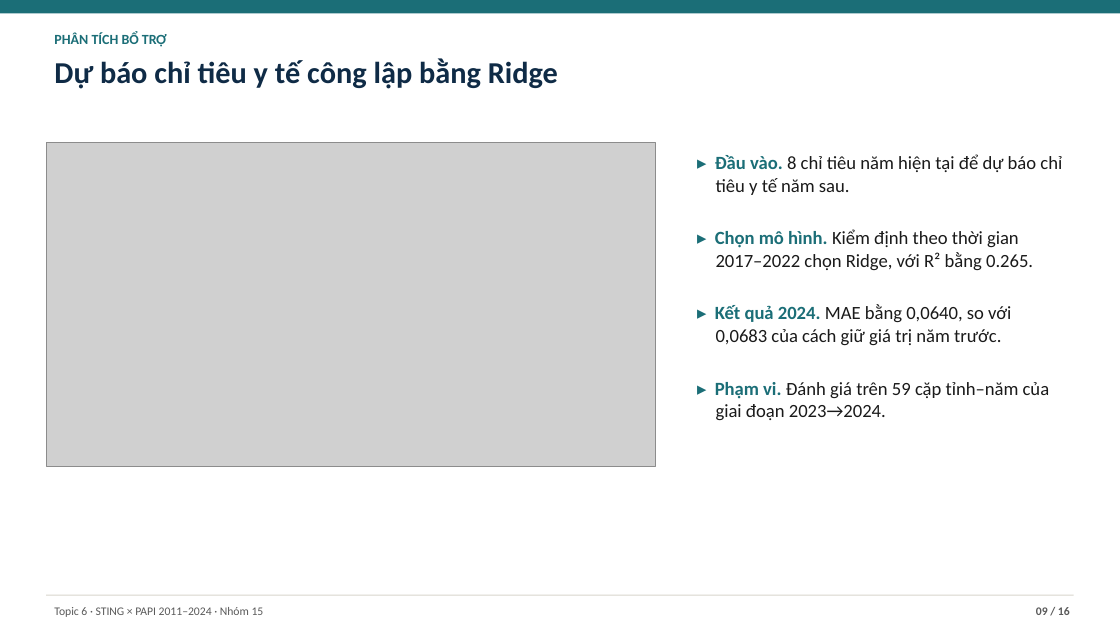
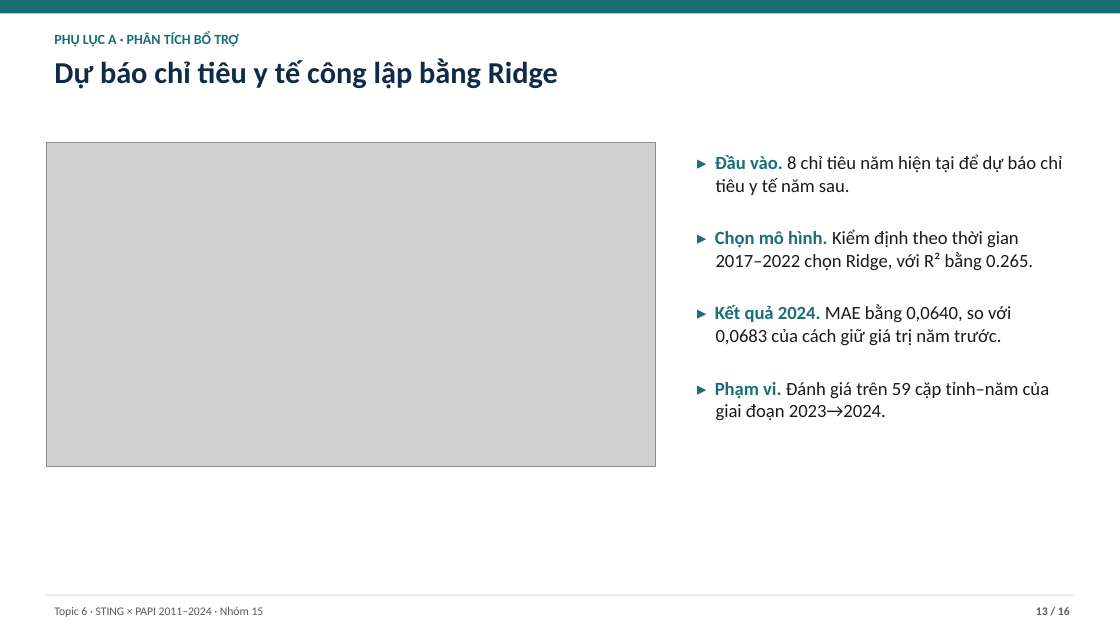
Before and after one commit to JasonTM17/Grid_Based_Sociology, a slide deck: slide 13 of slides/final.pptx (slide 9 before the commit). Drawn at 1120x630 pixels with LibreOffice and Linux fonts; fonts in the diff are those of the drawing; grey boxes stand for pictures. Boxes give left, top, right and bottom in pixels: in the first picture for what was removed or moved away, otherwise in the second. Text is boxed around its words. In the diff, an @@ line names an element or a change of style, - is before the commit and + after.

```diff
--- a/slides/final.pptx
+++ b/slides/final.pptx
@@ text at bbox=[54, 33, 238, 47]: text changed @@
-PHÂN TÍCH BỔ TRỢ
+PHỤ LỤC A · PHÂN TÍCH BỔ TRỢ
@@ text at bbox=[1036, 607, 1070, 615]: text changed @@
-09 / 16
+13 / 16
```
Also in this commit, not shown: 5 other slides changed, 28 other files.
